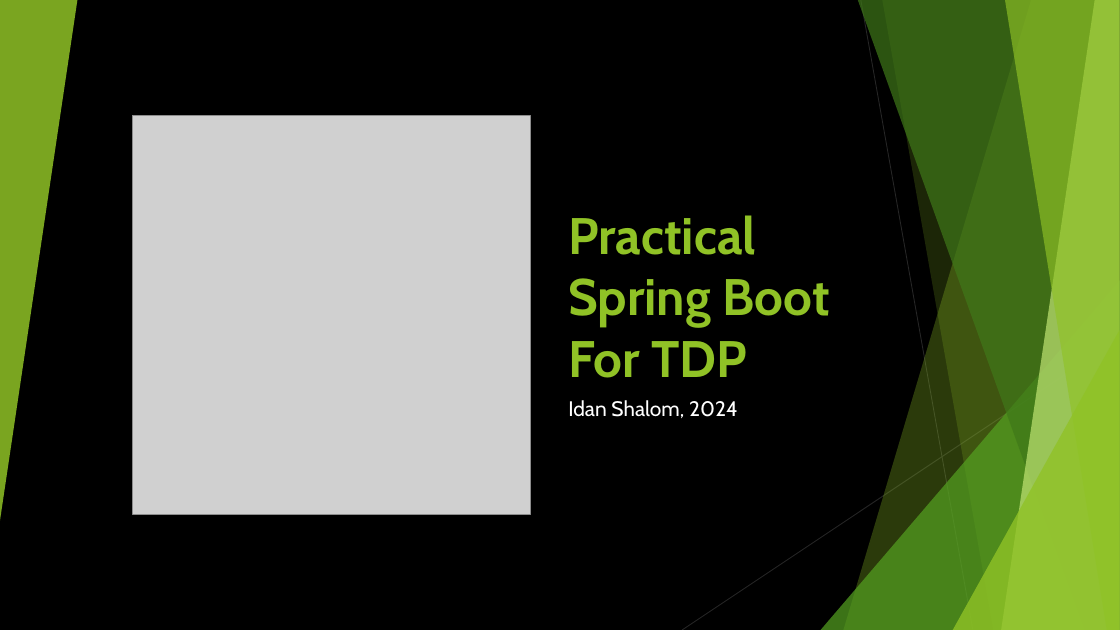
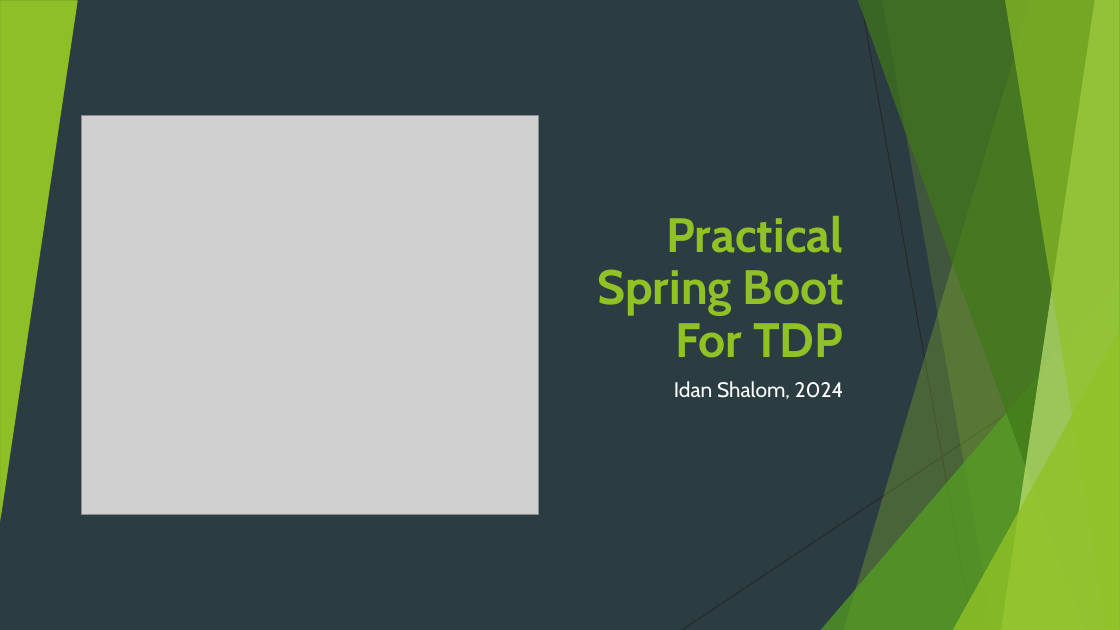
Before and after one commit to idanshal/sb-todo-app-tdp, a slide deck: slide 1 of course_data/presentations/practical_spring_boot_for_tdp.pptx. Drawn at 1120x630 pixels with LibreOffice and Linux fonts; fonts in the diff are those of the drawing; grey boxes stand for pictures. Boxes give left, top, right and bottom in pixels: in the first picture for what was removed or moved away, otherwise in the second. Text is boxed around its words. In the diff, an @@ line names an element or a change of style, - is before the commit and + after.

Commit message:
update presentation

```diff
--- a/course_data/presentations/practical_spring_boot_for_tdp.pptx
+++ b/course_data/presentations/practical_spring_boot_for_tdp.pptx
@@ background #000000 to #2C3C43 @@
@@ triangle added at (0,1,77,522), fill #90C226 at 85% opacity @@
@@ picture: place and size @@
-picture at (133,116,531,514)
+picture at (82,116,539,514)
@@ title "Practical Spring Boot For TDP": place and size @@
-title "Practical Spring Boot For TDP" at (568,215,830,378)
+title "Practical Spring Boot For TDP" at (598,216,844,358)
@@ title "Practical Spring Boot For TDP" at (598,216,844,358): size 44 to 41.4 pt; alignment left to right; line spacing 1 to 0.9 @@
@@ subtitle "Idan Shalom, 2024": place and size @@
-subtitle "Idan Shalom, 2024" at (568,400,738,418)
+subtitle "Idan Shalom, 2024" at (674,381,844,399)
@@ subtitle "Idan Shalom, 2024" at (674,381,844,399): alignment left to right @@
```
